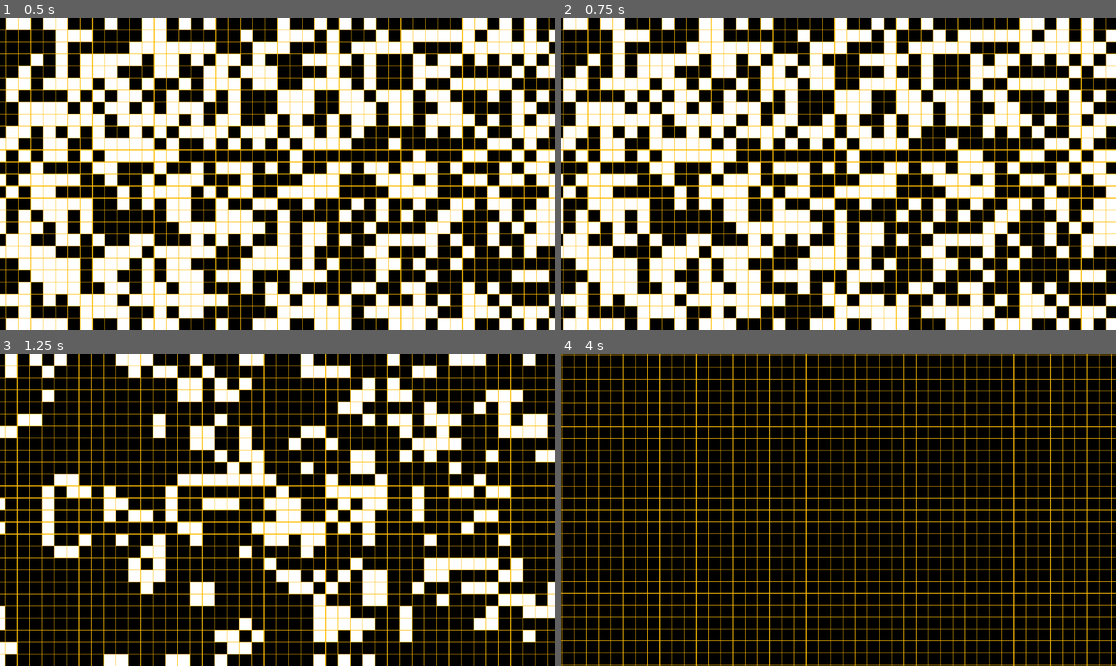
Above: before the commit, frames 1-4 (two rows, left to right).
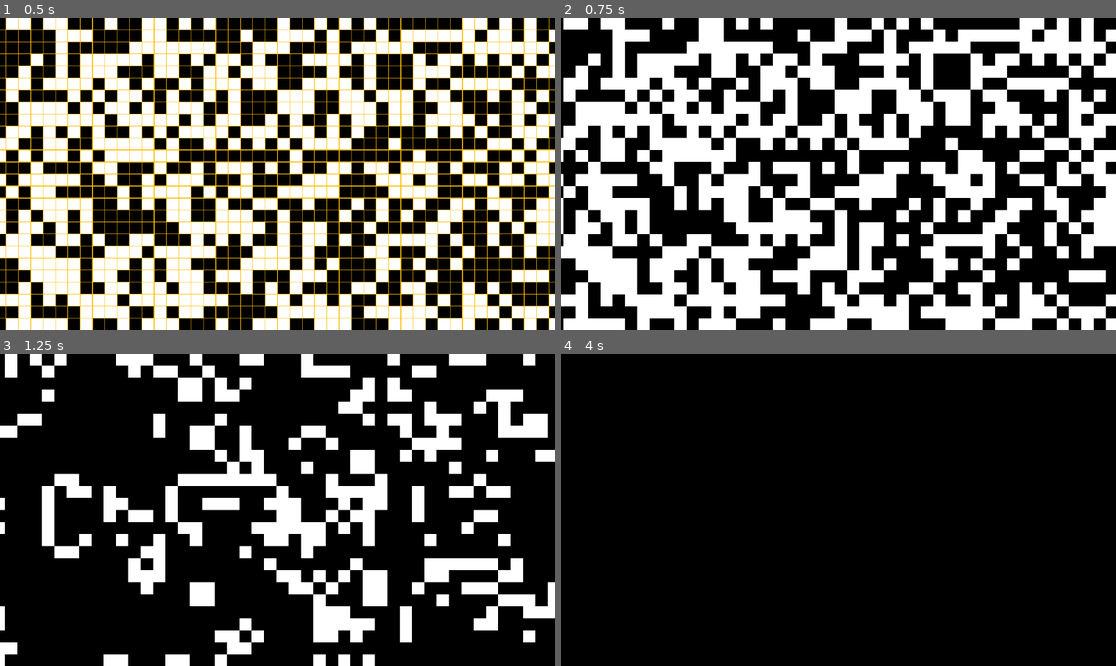
Above: after the commit, the same moments.

Repository: skits4107/conways-gmae-of-life-godot
Game: Godot game, scene res://conway_scene.tscn
The game is run twice, just before and just after one commit, with the same random seed, the same clock (stepped at 60 frames per second) and the same inputs.
Inputs (mouse positions are in pixels of both pictures, inside the frame that each line leads up to):
- Up to frame 1 (0.5 s): no input
- Up to frame 2 (0.75 s): tap Enter at 0.5 s; move the mouse to (960, 158) at 0.52 s; hold Right (move_right) from 0.53 s (still down); tap X at 0.6 s; click (960, 158) at 0.67 s
- Up to frame 3 (1.25 s): keep holding Right (move_right); tap Space at 0.77 s
- Up to frame 4 (4 s): move the mouse to (727, 525) at 1.27 s; release Right (move_right) at 1.28 s; hold S (move_down) 1.28-2.03 s; tap Mouse wheel down (mouse_scroll_down) at 1.35 s; tap Space at 1.52, 3.02, 3.77 s; tap X at 1.55, 2.3, 2.85, 3.8 s; move the mouse to (894, 441) at 2.02 s; hold Right (move_right) 2.03-2.78 s; tap Mouse wheel up (mouse_scroll_up) at 2.1 s; move the mouse to (810, 572) at 2.77 s; hold W (move_up) 2.78-3.53 s; click (810, 572) at 2.92 s; move the mouse to (1005, 556) at 3.52 s; hold A (move_left) from 3.53 s (still down); tap Z at 3.6 s

Frame 1 is identical in both runs. In frame 2, 15% of the frame differs, in the area x 0-100%, y 0-100%; in frame 3, 15%; in frame 4, 15%.

Commit message:
added toggle for grid

Diff:
--- a/drawGrid.gd
+++ b/drawGrid.gd
@@ -6,6 +6,7 @@
 @onready var width : int = get_parent().width
 @onready var height : int = get_parent().height
 var line_width : float = 3.0
+var should_draw : bool = true
 
 #assigned in editor
 @export var camera : Camera2D = null
@@ -16,6 +17,9 @@
 
 
 func _draw():
+	#exit early and do not draw anything
+	if not should_draw:
+		return
 	#draw all of the horizontal lines
 	for y in range(-height, height):
 		#draw line from left to right for current y
@@ -33,3 +37,8 @@
 		line_width = 1.2 / camera.zoom.x
 
 	queue_redraw()
+
+func _input(event):
+	if event is InputEventKey and event.pressed:
+		if event.keycode == KEY_X:
+			should_draw = not should_draw
